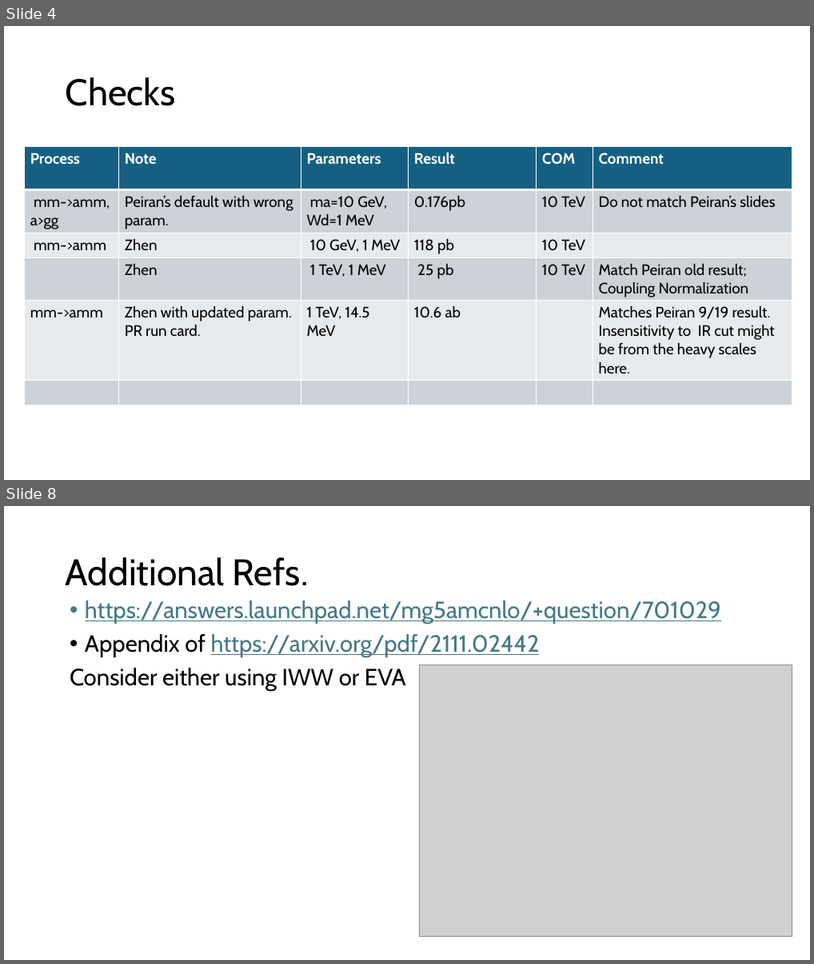
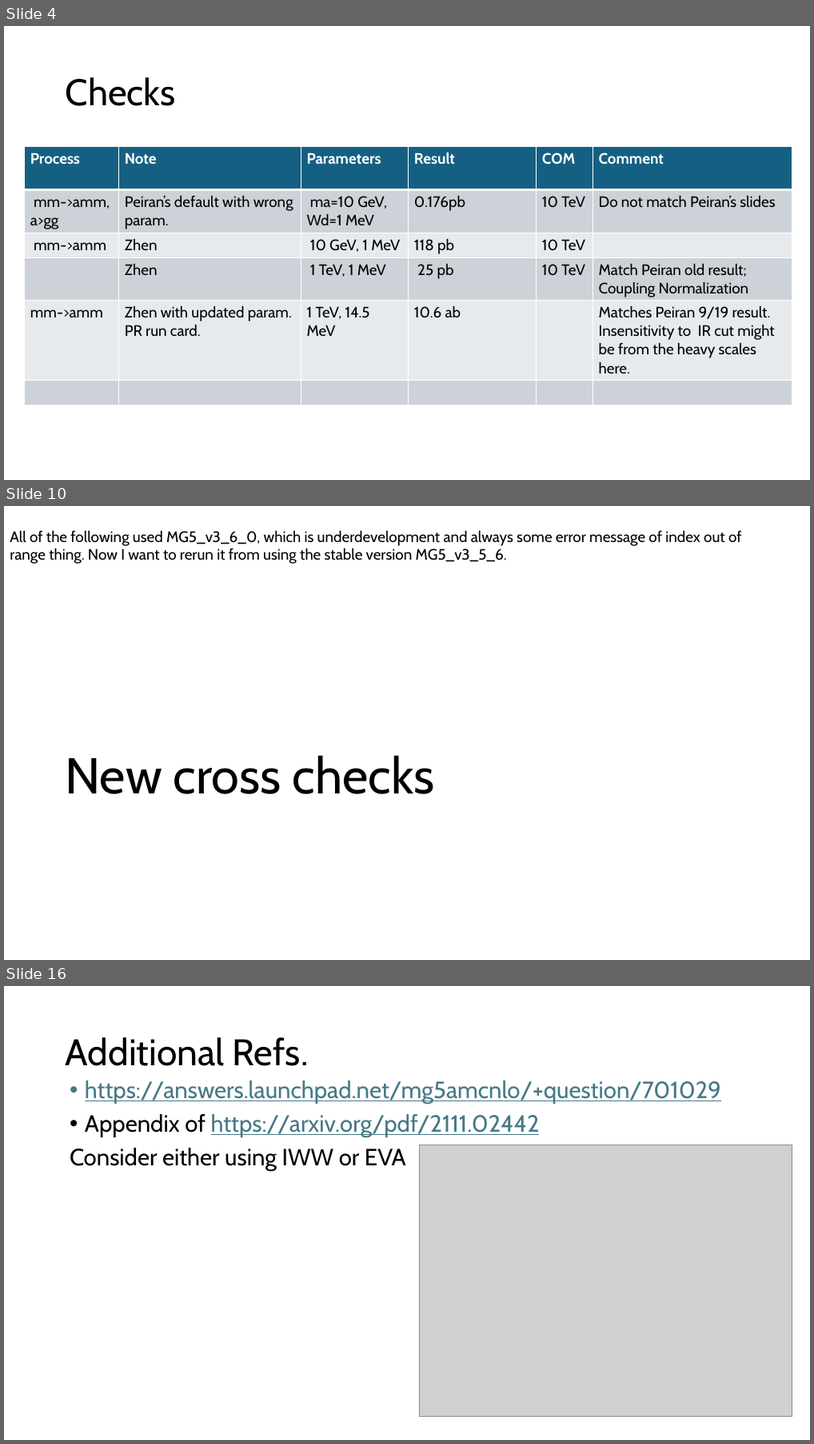
Before and after one commit to ZhenLiuPhys/AxionMuC, a slide deck: Slides/ZL_note_productions.pptx. Shown one above the other, each under a label of ours: slides 4 and 8 before the commit, slides 4, 10 and 16 after it; the slides between them are not shown. The pictures are 814x964 and 814x1444 pixels, drawn with LibreOffice and Linux fonts; fonts in the diff are those of the drawing; grey boxes stand for pictures. Boxes give left, top, right and bottom in pixels: in the first picture for what was removed or moved away, otherwise in the second. Text is boxed around its words. In the diff, an @@ line names an element or a change of style, - is before the commit and + after.

```diff
--- a/Slides/ZL_note_productions.pptx
+++ b/Slides/ZL_note_productions.pptx
@@ slide 10 added at (4, 506, 810, 960), background #FFFFFF @@
@@ text added at (10, 530, 742, 564), 18 pt, text #000000 @@
+All of the following used MG5_v3_6_0, which is underdevelopment and always some error message of index out of range thing. Now I want to rerun it from using the stable version MG5_v3_5_6.
@@ title added at (65, 755, 435, 794), 60 pt, text #000000 @@
+New cross checks
@@ what was slide 8 is now slide 16 @@
```
Also in this commit, not shown: 1 slide changed, 10 other slides added.
